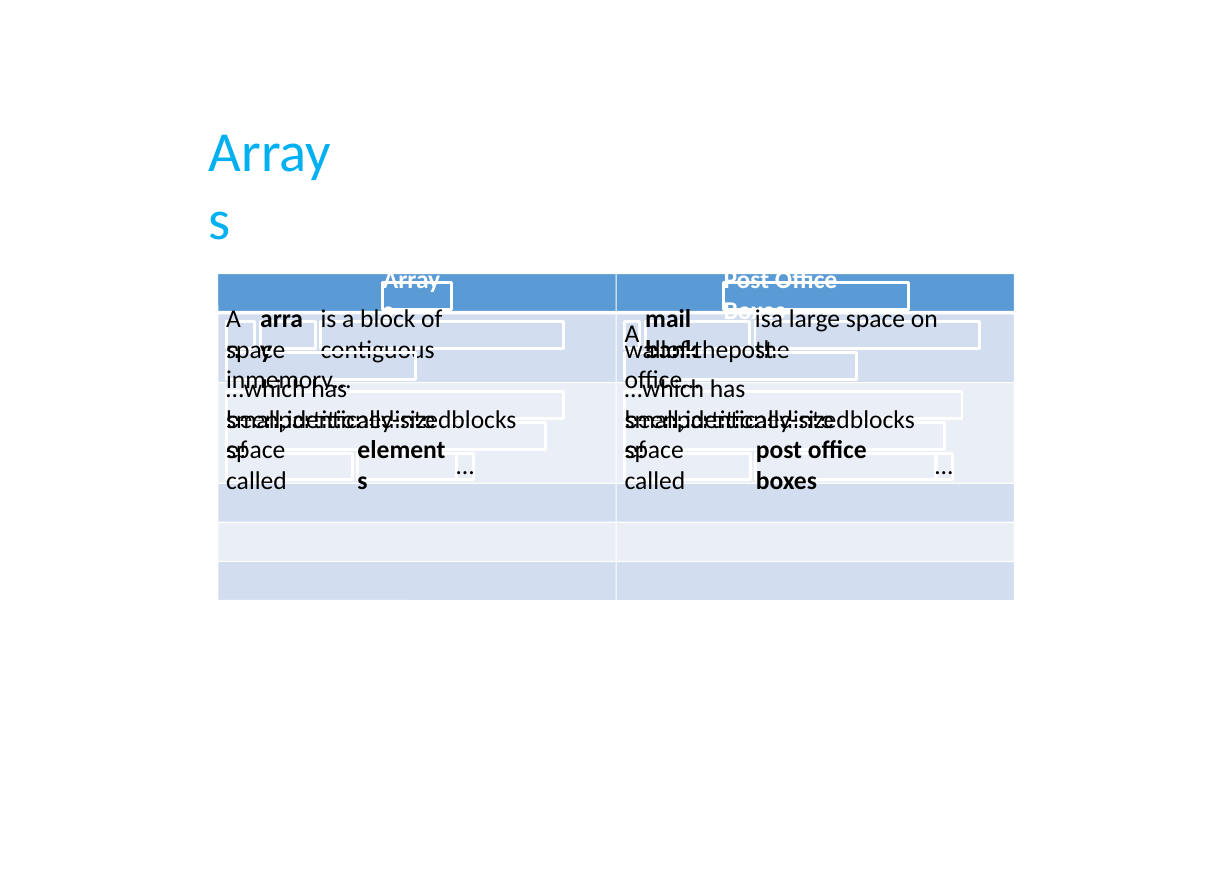
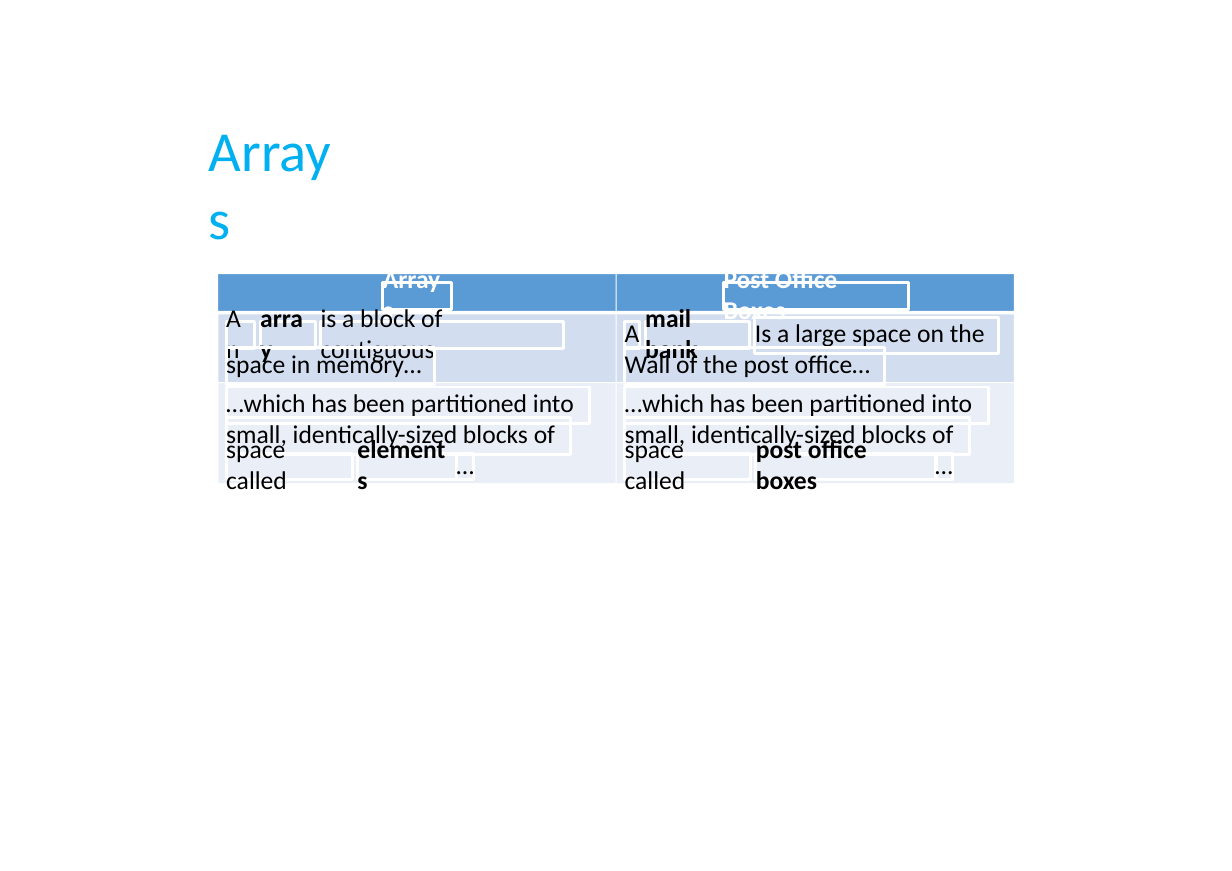
Before and after one commit to SQ4007-2025/website, a slide deck: slide 4 of tutorials/week_3/3.arrays.pptx. Drawn at 1232x871 pixels with LibreOffice and Linux fonts; fonts in the diff are those of the drawing. Boxes give left, top, right and bottom in pixels: in the first picture for what was removed or moved away, otherwise in the second. Text is boxed around its words. In the diff, an @@ line names an element or a change of style, - is before the commit and + after.

```diff
--- a/tutorials/week_3/3.arrays.pptx
+++ b/tutorials/week_3/3.arrays.pptx
@@ line moved from (218, 273) - (218, 601) to (218, 273) - (218, 693) @@
@@ line moved from (617, 273) - (617, 601) to (617, 273) - (617, 693) @@
@@ line moved from (1015, 273) - (1015, 601) to (1015, 273) - (1015, 693) @@
@@ text at bbox=[755, 322, 985, 349]: text changed @@
-isa large space on the
+Is a large space on the
@@ text at bbox=[226, 352, 421, 379]: spaces changed @@
-space inmemory…
+space in memory…
@@ text at bbox=[625, 352, 870, 379]: text changed @@
-wallof thepost office…
+Wall of the post office…
@@ text at bbox=[226, 394, 574, 416]: spaces changed @@
-…which has beenpartitionedinto
+…which has been partitioned into
@@ text at bbox=[625, 394, 972, 416]: spaces changed @@
-…which has beenpartitionedinto
+…which has been partitioned into
@@ text at bbox=[226, 425, 555, 449]: spaces changed @@
-small,identically-sizedblocks of
+small, identically-sized blocks of
@@ text at bbox=[625, 425, 953, 449]: spaces changed @@
-small,identically-sizedblocks of
+small, identically-sized blocks of
@@ line removed from (217, 483) to (1016, 483) @@
@@ rectangle removed at bbox=[218, 483, 617, 522] @@
@@ rectangle removed at bbox=[617, 483, 1015, 522] @@
@@ line removed from (217, 523) to (1016, 523) @@
@@ rectangle removed at bbox=[218, 523, 617, 562] @@
@@ rectangle removed at bbox=[617, 523, 1015, 562] @@
@@ line removed from (217, 562) to (1016, 562) @@
@@ rectangle removed at bbox=[218, 562, 617, 601] @@
@@ rectangle removed at bbox=[617, 562, 1015, 601] @@
@@ line removed from (217, 601) to (1016, 601) @@
```
Also in this commit, not shown: 8 other slides changed, 44 other files.
